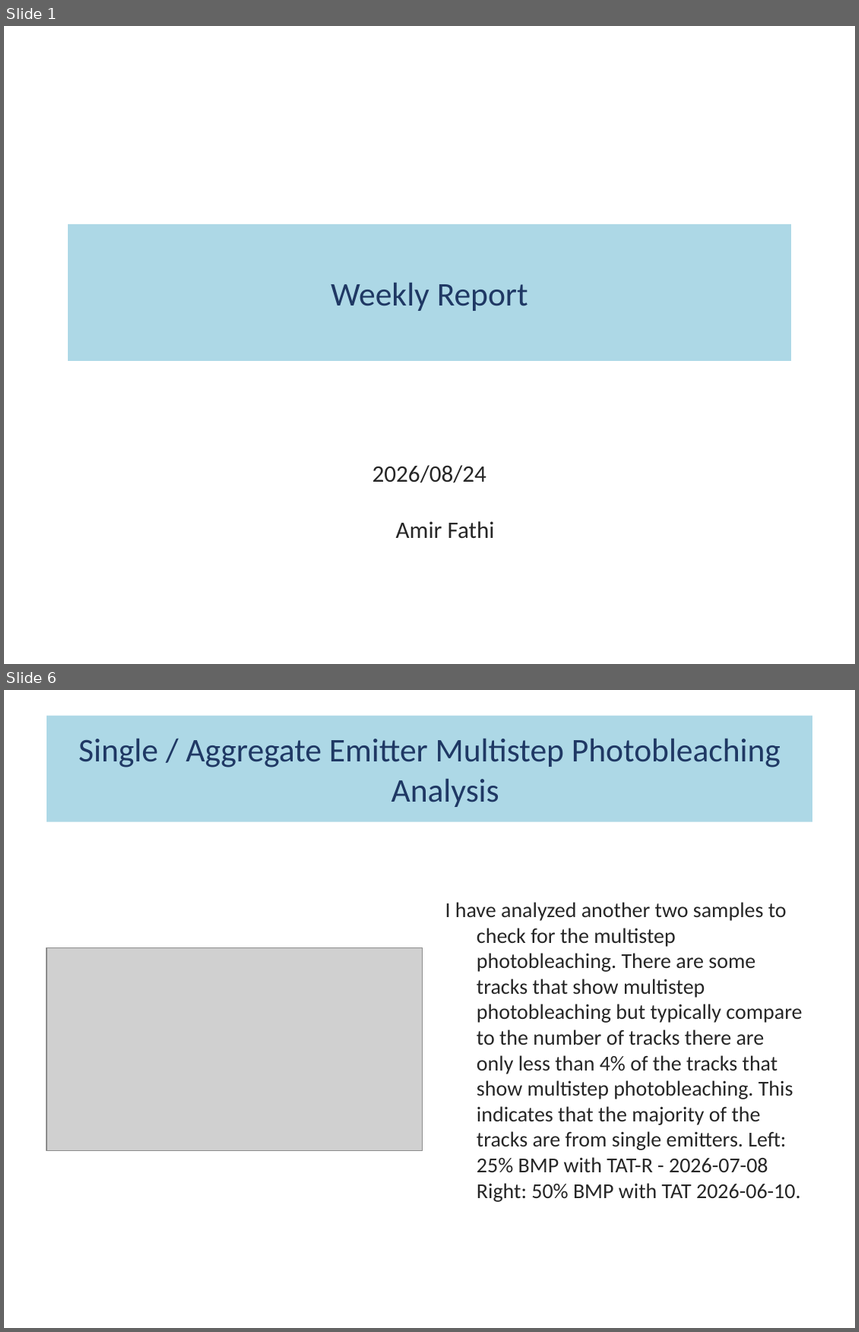
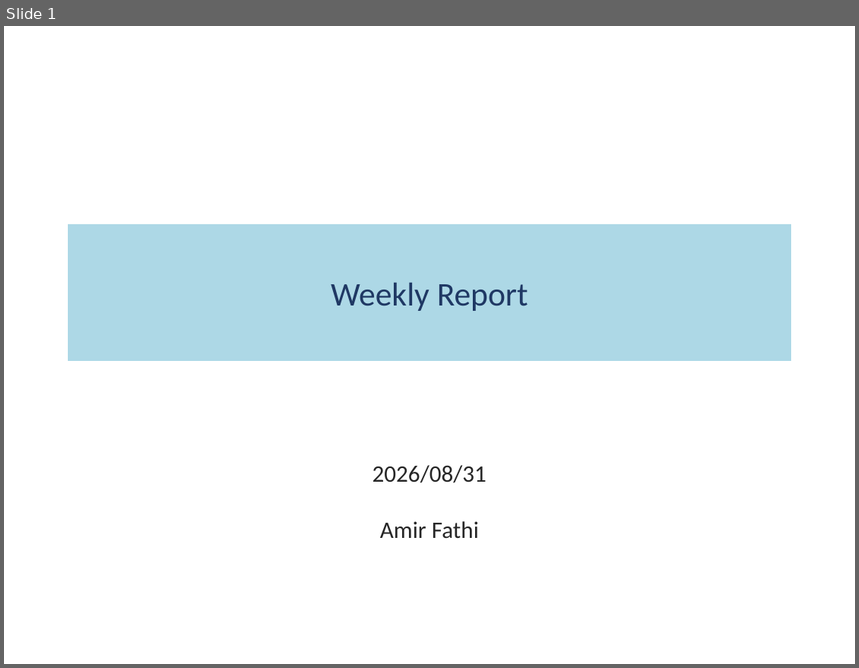
Before and after one commit to fathi0amir/ppt-with-quarto, a slide deck: main.pptx. Shown one above the other, each under a label of ours: slides 1 and 6 before the commit, slide 1 after it; the slides between them are not shown. The pictures are 859x1332 and 859x668 pixels, drawn with LibreOffice and Linux fonts; fonts in the diff are those of the drawing; grey boxes stand for pictures. Boxes give left, top, right and bottom in pixels: in the first picture for what was removed or moved away, otherwise in the second. Text is boxed around its words. In the diff, an @@ line names an element or a change of style, - is before the commit and + after.

```diff
--- a/main.pptx
+++ b/main.pptx
@@ slide 6 removed at box(4, 690, 855, 1328), background #FFFFFF @@
@@ title removed at box(47, 716, 813, 822) @@
-Single / Aggregate Emitter Multistep Photobleaching Analysis
@@ text removed at box(446, 902, 802, 1202) @@
-I have analyzed another two samples to check for the multistep photobleaching. There are some tracks that show multistep photobleaching but typically compare to the number of tracks there are only less than 4% of the tracks that show multistep photobleaching. This indicates that the majority of the tracks are from single emitters. Left: 25% BMP with TAT-R - 2026-07-08 Right: 50% BMP with TAT 2026-06-10.
@@ picture removed at box(47, 948, 423, 1151) @@
@@ slide 1 changed as well @@
@@ subtitle at box(373, 465, 487, 539): text changed @@
-2026/08/24
-Amir Fathi
+2026/08/31
+Amir Fathi
```
Also in this commit, not shown: 3 other slides changed, 5 slides added, 3 other slides removed, 5 other files.
